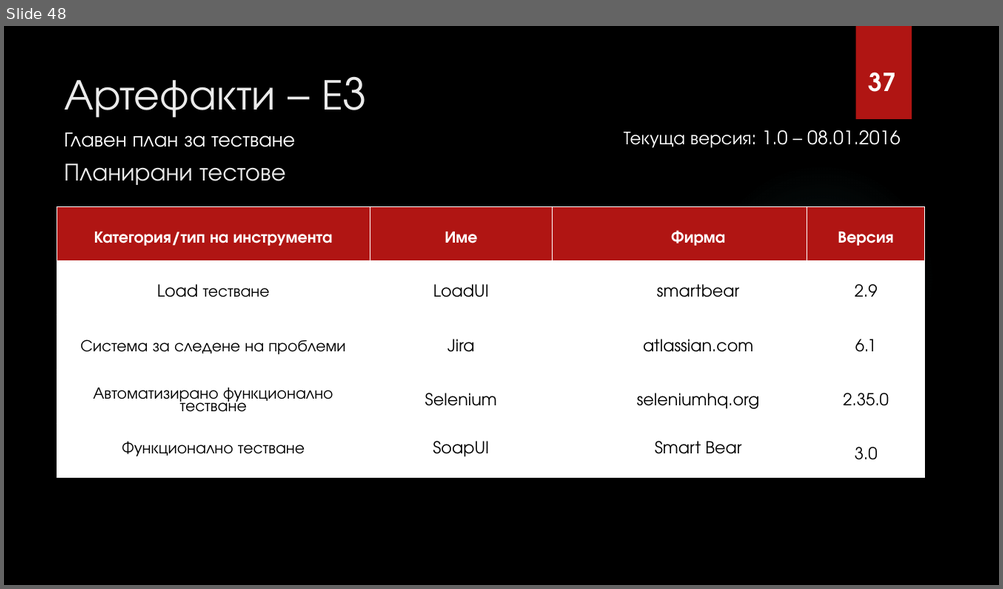
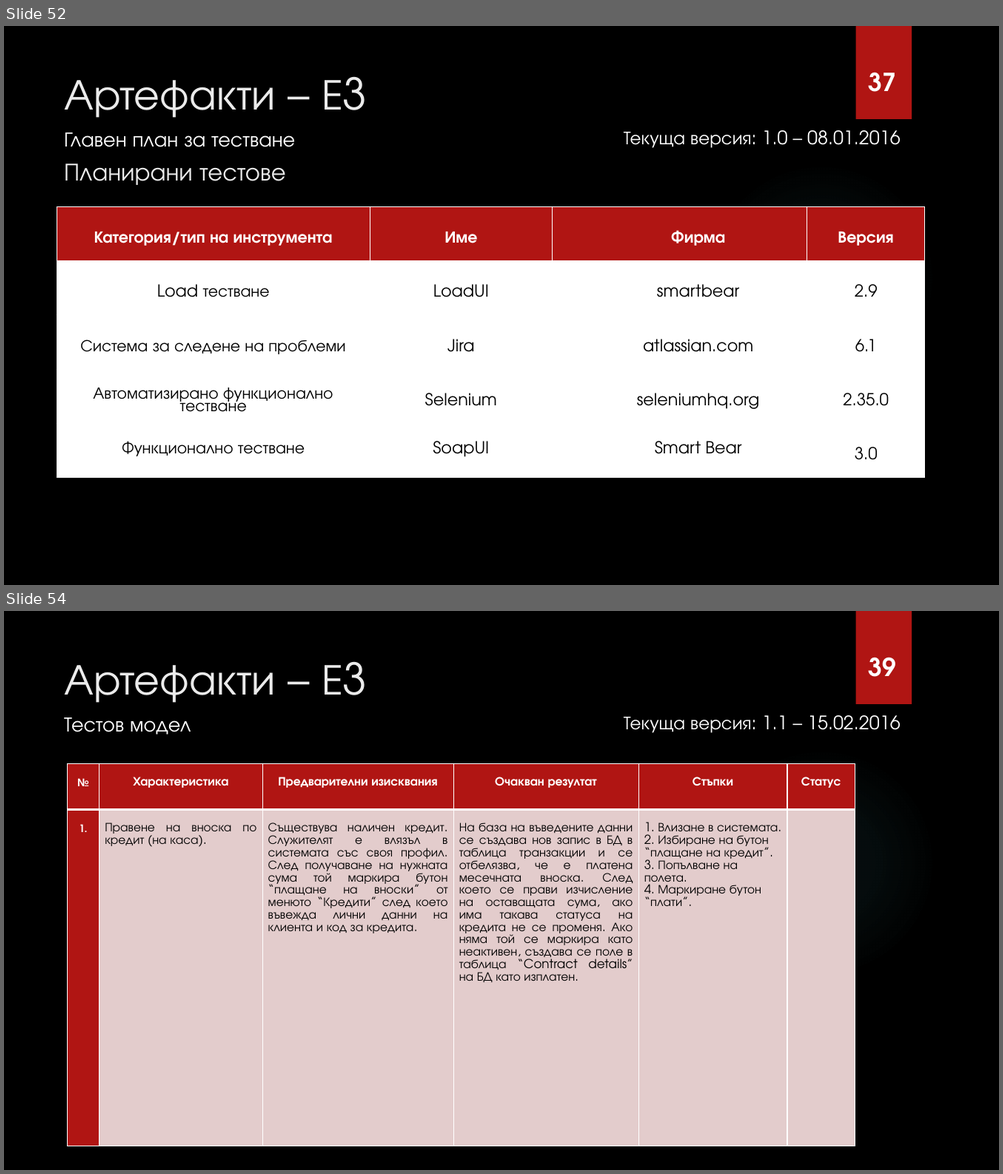
Before and after one commit to fahmiprasetya/PSS, a slide deck: I1/Current_Working_Directory/PSS ZA6TITA/ABM Presentation.pptx. Shown one above the other, each under a label of ours: slide 48 before the commit, slides 52 and 54 after it; the slides between them are not shown. The pictures are 1003x589 and 1003x1174 pixels, drawn with LibreOffice and Linux fonts; fonts in the diff are those of the drawing; background and template pictures are left out. Boxes give left, top, right and bottom in pixels: in the first picture for what was removed or moved away, otherwise in the second. Text is boxed around its words. In the diff, an @@ line names an element or a change of style, - is before the commit and + after.

```diff
--- a/I1/Current_Working_Directory/PSS ZA6TITA/ABM Presentation.pptx
+++ b/I1/Current_Working_Directory/PSS ZA6TITA/ABM Presentation.pptx
@@ slide 54 added at [4,611,999,1170], background picture (left out); not listed: 2 template elements that a slide beside it also shows @@
@@ title added at [64,665,276,703], 42 pt, text #EBEBEB @@
+Артефакти – Е3
@@ text added at [868,657,896,677], 24 pt, text #FFFFFF, bold @@
+39
@@ text added at [64,718,190,735], 20 pt, text #FFFFFF @@
+Тестов модел
@@ text added at [623,715,900,733], 18 pt, text #FFFFFF @@
+Текуща версия: 1.1 – 15.02.2016
@@ table added at [68,764,855,1147], 2 rows, 6 columns @@
+№ | Характеристика | Предварителни изисквания | Очакван резултат | Стъпки | Статус
+1. | Правене на вноска по кредит (на каса). | Съществува наличен кредит. Служителят е влязъл в системата със своя профил. След получаване на нужната сума той маркира бутон “плащане на вноски” от менюто “Кредити” след което въвежда лични данни на клиента и код за кредита. | На база на въведените данни се създава нов запис в БД в таблица транзакции и се отбелязва, че е платена месечната вноска. След което се прави изчисление на оставащата сума, ако има такава статуса на кредита не се променя. Ако няма той се маркира като неактивен, създава се поле в таблица “Contract details” на БД като изплатен. | 1. Влизане в системата. / 2. Избиране на бутон “плащане на кредит”. / 3. Попълване на полета. / 4. Маркиране бутон “плати”. | 
@@ what was slide 48 is now slide 52 @@
```
Also in this commit, not shown: 9 slides changed, 5 other slides added.
